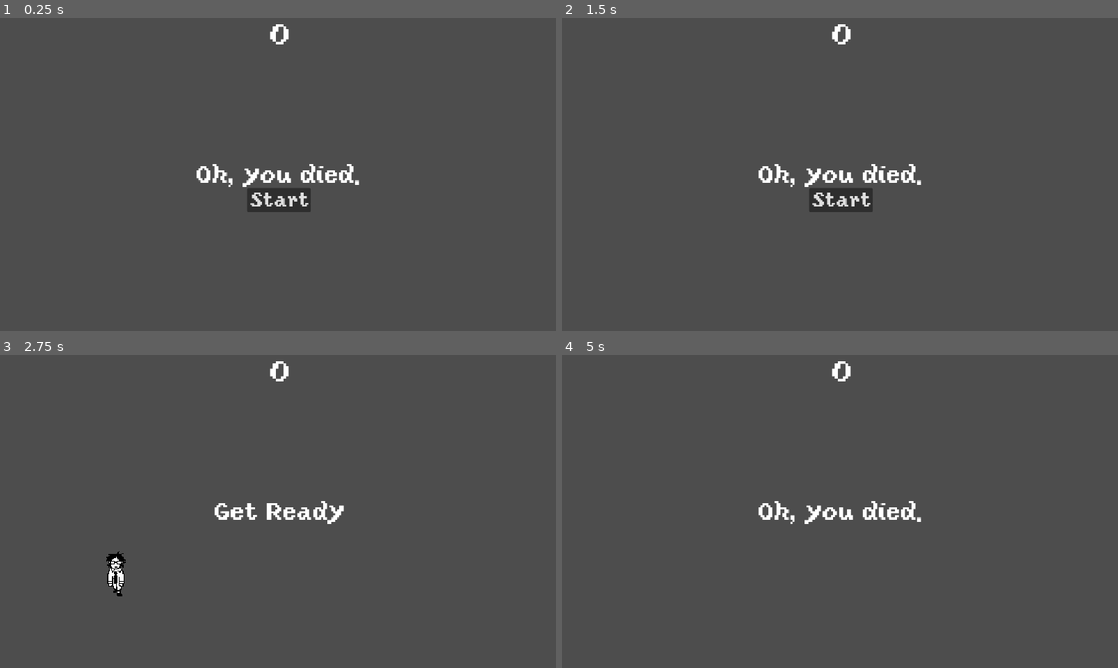
Above: before the commit, frames 1-4 (two rows, left to right).
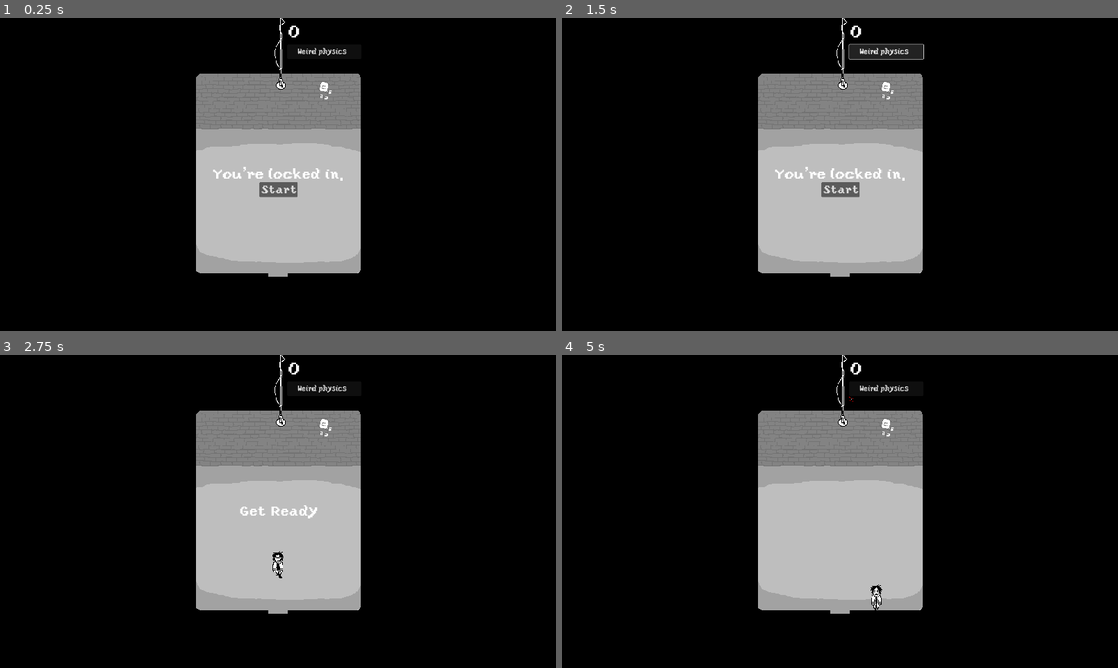
Above: after the commit, the same moments.

Repository: Buramuh/sibtrio
Game: Godot game, scene res://main.tscn
The game is run twice, just before and just after one commit, with the same random seed, the same clock (stepped at 60 frames per second) and the same inputs.
Inputs (mouse positions are in pixels of both pictures, inside the frame that each line leads up to):
- Up to frame 1 (0.25 s): no input
- Up to frame 2 (1.5 s): click (884, 52) at 0.5 s, where only the run after the commit has a clickable "Weird physics"; click (884, 52) at 1.25 s, where only the run after the commit has a clickable "x Weird physics"
- Up to frame 3 (2.75 s): click "Start" at 2 s
- Up to frame 4 (5 s): tap Enter at 2.75 s; hold Right (move_right) 2.78-3.5 s; click (840, 536) at 3.5 s, where only the run before the commit has a clickable "Start"; hold Down (move_down) from 4.28 s (still down)

The runs differ from the first frame. In frame 1, 100% of the frame differs, in the area x 0-100%, y 0-100%; in frame 2, 100%; in frame 3, 100%; in frame 4, 100%.

Commit message:
Add weirdness, walls n stuff
:D

Diff:
--- /dev/null
+++ b/Demo's/celeryman/MobPath.gd
@@ -0,0 +1,20 @@
+extends Path2D
+
+var SIZE = 500
+var ORIGIN_X = 1920/2
+var ORIGIN_Y = 1080/2
+var NUM_POINTS = 32
+
+# Called when the node enters the scene tree for the first time.
+func _ready():
+	curve = Curve2D.new()
+	for i in NUM_POINTS:
+		curve.add_point(Vector2(0, -SIZE).rotated((i / float(NUM_POINTS)) * TAU) + Vector2(ORIGIN_X, ORIGIN_Y))
+
+	# End the circle.
+	curve.add_point(Vector2(0, -SIZE) + Vector2(ORIGIN_X, ORIGIN_Y))
+
+
+# Called every frame. 'delta' is the elapsed time since the previous frame.
+func _process(delta):
+	pass
--- a/Demo's/celeryman/mob.gd
+++ b/Demo's/celeryman/actors/mob.gd
@@ -6,6 +6,7 @@
 func _ready():
 	var mob_types = $AnimatedSprite2D.sprite_frames.get_animation_names()
 	$AnimatedSprite2D.play(mob_types[randi() % mob_types.size()])
+	#collision_mask = 1 -> test, now i gotta bind it to button
 
 # Called every frame. 'delta' is the elapsed time since the previous frame.
 
@@ -15,3 +16,5 @@
 
 func _on_visible_on_screen_notifier_2d_screen_exited():
 	queue_free()
+
+#if var physics = true:
--- a/Demo's/celeryman/mob.tscn
+++ b/Demo's/celeryman/actors/mob.tscn
@@ -1,7 +1,7 @@
 [gd_scene load_steps=16 format=3 uid="uid://cu0sx0egxagf3"]
 
+[ext_resource type="Script" path="res://actors/mob.gd" id="1_cqvp4"]
 [ext_resource type="Texture2D" uid="uid://cnuk705jwx5e7" path="res://art/mob/mob1/1.png" id="1_lbxxc"]
-[ext_resource type="Script" path="res://mob.gd" id="1_snnrh"]
 [ext_resource type="Texture2D" uid="uid://b5vw1k3qd5253" path="res://art/mob/mob1/2.png" id="2_rmqpl"]
 [ext_resource type="Texture2D" uid="uid://b8ia7uq2hc651" path="res://art/mob/mob1/3.png" id="3_0hmln"]
 [ext_resource type="Texture2D" uid="uid://bwoq1kpabqxqq" path="res://art/mob/mob1/4.png" id="4_3lo0b"]
@@ -74,14 +74,13 @@
 [node name="Mob1" type="RigidBody2D" groups=["mobs"]]
 collision_mask = 0
 gravity_scale = 0.0
-script = ExtResource("1_snnrh")
+script = ExtResource("1_cqvp4")
 metadata/_edit_group_ = true
 
 [node name="AnimatedSprite2D" type="AnimatedSprite2D" parent="."]
 scale = Vector2(2, 2)
 sprite_frames = SubResource("SpriteFrames_y2ddn")
-animation = &"mob2"
-frame_progress = 0.60625
+animation = &"mob3"
 
 [node name="CollisionShape2D3" type="CollisionShape2D" parent="."]
 position = Vector2(0.5, -1)
--- a/Demo's/celeryman/player.gd
+++ b/Demo's/celeryman/actors/player.gd
@@ -1,7 +1,7 @@
 @icon("res://art/icon/player.png") #huh?? what does this do??
 
-extends Area2D
-@export var speed = 150 # How fast the player will move (pixels/sec).
+extends RigidBody2D
+@export var speed = 175 # How fast the player will move (pixels/sec).
 var screen_size
 var velocity_last
 signal hit
@@ -10,7 +10,6 @@
 func _ready():
 	screen_size = get_viewport_rect().size #Why not var screen_size??
 	velocity_last = Vector2.ZERO
-	hide()
 
 
 # Called every frame. 'delta' is the elapsed time since the previous frame.
@@ -26,13 +25,13 @@
 		velocity.y -= 1
 
 	if velocity.length() > 0:
-		velocity = velocity.normalized() * speed
 		$AnimatedSprite2D.play() # $ is shorthand for get_node()
 	else:
 		$AnimatedSprite2D.stop()
+	linear_velocity = velocity.normalized() * speed
 
-	position += velocity * delta
-	position = position.clamp(Vector2.ZERO, screen_size)
+	#position += velocity * delta
+	#position = position.clamp(Vector2.ZERO, screen_size)
 
 	if velocity.x != 0:
 		$AnimatedSprite2D.animation = "walk"
@@ -52,16 +51,59 @@
 			$AnimatedSprite2D.animation = "idle_up"
 	velocity_last = velocity
 
+	if reset_state == RESET_SHOW:
+		reset_show()
+	elif reset_state >= RESET_DELAY:
+		reset_state += 1
 
 
 
 func _on_body_entered(body):
-	hide() # Player disappears after being hit.
+	if body in get_tree().get_nodes_in_group("mobs"):
+		stop()
+
+
+# Resetting
+#-------------------------------------------------------------------------------
+var reset_pos
+
+var RESET_TELEPORT = 0
+var RESET_DELAY = 1
+var RESET_SHOW = 2
+var RESET_DONE = 3
+var reset_state = RESET_DONE
+
+var reset_rotation = false
+
+
+func stop():
 	hit.emit()
-	# Must be deferred as we can't change physics properties on a physics callback.
+	hide()
 	$CollisionShape2D.set_deferred("disabled", true)
 
+
 func start(pos):
-	position = pos
+	$AnimatedSprite2D.animation = "down"
+	reset_pos = pos
+	reset_state = RESET_TELEPORT
+
+
+func reset_teleport(state):
+	state.transform = Transform2D(0, reset_pos)
+	reset_state = RESET_DELAY
+
+func reset_show():
 	show()
-	$CollisionShape2D.disabled = false
+	$CollisionShape2D.set_deferred("disabled", false)
+	reset_state = RESET_DONE
+
+
+func start_reset_rotation():
+	reset_rotation = true
+
+func _integrate_forces(state):
+	if reset_state == RESET_TELEPORT:
+		reset_teleport(state)
+	if reset_rotation:
+		state.transform = Transform2D(0, position)
+		reset_rotation = false
--- a/Demo's/celeryman/player.tscn
+++ b/Demo's/celeryman/actors/player.tscn
@@ -1,6 +1,6 @@
 [gd_scene load_steps=19 format=3 uid="uid://tr2effoof52l"]
 
-[ext_resource type="Script" path="res://player.gd" id="1_jfglq"]
+[ext_resource type="Script" path="res://actors/player.gd" id="1_usu0d"]
 [ext_resource type="Texture2D" uid="uid://cr1k5ousp56tx" path="res://art/player/down/2.png" id="2_lyp26"]
 [ext_resource type="Texture2D" uid="uid://b8udstj5t1ev2" path="res://art/player/down/3.png" id="3_gnhso"]
 [ext_resource type="Texture2D" uid="uid://b1yc41hawf4sh" path="res://art/player/down/1.png" id="3_qrwo2"]
@@ -99,8 +99,14 @@
 radius = 13.0
 height = 56.0
 
-[node name="Player" type="Area2D"]
-script = ExtResource("1_jfglq")
+[node name="Player" type="RigidBody2D"]
+collision_layer = 3
+collision_mask = 3
+gravity_scale = 0.0
+max_contacts_reported = 1
+contact_monitor = true
+lock_rotation = true
+script = ExtResource("1_usu0d")
 metadata/_edit_group_ = true
 
 [node name="AnimatedSprite2D" type="AnimatedSprite2D" parent="."]
--- a/Demo's/celeryman/hud.tscn
+++ /dev/null
@@ -1,89 +0,0 @@
-[gd_scene load_steps=5 format=3 uid="uid://ch7yo8kbbm7b4"]
-
-[ext_resource type="Script" path="res://HUD.gd" id="1_qgekx"]
-[ext_resource type="FontFile" uid="uid://b8mphklx8mbmr" path="res://font/yoster.ttf" id="2_85tny"]
-
-[sub_resource type="RectangleShape2D" id="RectangleShape2D_yafc6"]
-size = Vector2(1152, 82.5)
-
-[sub_resource type="RectangleShape2D" id="RectangleShape2D_4dqgu"]
-size = Vector2(732, 109.25)
-
-[node name="HUD" type="CanvasLayer"]
-script = ExtResource("1_qgekx")
-
-[node name="ScoreLabel" type="Label" parent="."]
-anchors_preset = 5
-anchor_left = 0.5
-anchor_right = 0.5
-offset_left = -64.5
-offset_right = 64.5
-offset_bottom = 68.0
-grow_horizontal = 2
-theme_override_fonts/font = ExtResource("2_85tny")
-theme_override_font_sizes/font_size = 64
-text = "0"
-horizontal_alignment = 1
-vertical_alignment = 1
-
-[node name="Message" type="Label" parent="."]
-anchors_preset = 8
-anchor_left = 0.5
-anchor_top = 0.5
-anchor_right = 0.5
-anchor_bottom = 0.5
-offset_left = -226.5
-offset_top = -27.0
-offset_right = 226.5
-offset_bottom = 27.0
-grow_horizontal = 2
-grow_vertical = 2
-theme_override_fonts/font = ExtResource("2_85tny")
-theme_override_font_sizes/font_size = 50
-text = "You're locked in."
-horizontal_alignment = 1
-vertical_alignment = 1
-
-[node name="StartButton" type="Button" parent="."]
-anchors_preset = 8
-anchor_left = 0.5
-anchor_top = 0.5
-anchor_right = 0.5
-anchor_bottom = 0.5
-offset_left = -64.0
-offset_top = 28.0
-offset_right = 67.0
-offset_bottom = 77.0
-grow_horizontal = 2
-grow_vertical = 2
-theme_override_fonts/font = ExtResource("2_85tny")
-theme_override_font_sizes/font_size = 40
-text = "Start"
-
-[node name="MessageTimer" type="Timer" parent="."]
-wait_time = 2.0
-one_shot = true
-
-[node name="Walls" type="StaticBody2D" parent="."]
-visible = false
-
-[node name="Wall1" type="CollisionShape2D" parent="Walls"]
-position = Vector2(576, 5.5)
-shape = SubResource("RectangleShape2D_yafc6")
-
-[node name="Wall2" type="CollisionShape2D" parent="Walls"]
-position = Vector2(1112, 338)
-rotation = 1.5708
-shape = SubResource("RectangleShape2D_4dqgu")
-
-[node name="Wall3" type="CollisionShape2D" parent="Walls"]
-position = Vector2(600, 617.25)
-shape = SubResource("RectangleShape2D_yafc6")
-
-[node name="Wall4" type="CollisionShape2D" parent="Walls"]
-position = Vector2(41.375, 338)
-rotation = 1.5708
-shape = SubResource("RectangleShape2D_4dqgu")
-
-[connection signal="pressed" from="StartButton" to="." method="_on_start_button_pressed"]
-[connection signal="timeout" from="MessageTimer" to="." method="_on_message_timer_timeout"]
--- a/Demo's/celeryman/main.gd
+++ b/Demo's/celeryman/main.gd
@@ -22,10 +22,12 @@
 
 func new_game():
 	score = 0
+	#$Player.reset_state = true
 	$Player.start($StartPosition.position)
 	$StartTimer.start()
 	$HUD.update_score(score)
 	$HUD.show_message("Get Ready")
+
 
 
 func _on_score_timer_timeout():
@@ -40,6 +42,9 @@
 	# Create a new instance of the Mob scene.
 	var mob = mob_scene.instantiate()
 
+	if $HUD.physics:
+		mob.collision_mask = 1
+
 	# Choose a random location on Path2D.
 	var mob_spawn_location = get_node("MobPath/MobSpawnLocation")
 	mob_spawn_location.progress_ratio = randf()
@@ -50,13 +55,38 @@
 	# Set the mob's position to a random location.
 	mob.position = mob_spawn_location.position
 
-	# Add some randomness to the direction.
-	direction += randf_range(-PI / 4, PI / 4)
+	# Add some randomness to the direction. -> I tried to make them point to the middle
+	direction += randf_range(-PI/4,PI/4)
+
+
 	mob.rotation = direction
 
 	# Choose the velocity for the mob.
-	var velocity = Vector2(randf_range(150.0, 250.0), 0.0)
+	var velocity = Vector2(randf_range(300.0, 470.0), 0.0)
 	mob.linear_velocity = velocity.rotated(direction)
 
 	# Spawn the mob by adding it to the Main scene.
 	add_child(mob)
+
+#Weird Button stuff
+
+
+
+func _on_hud_weird_enabled():
+	var mobs = get_tree().get_nodes_in_group("mobs")
+	for mob in mobs:
+		mob.collision_mask = 1
+	$Player.lock_rotation = false
+
+
+
+func _on_hud_weird_disabled():
+	var mobs = get_tree().get_nodes_in_group("mobs")
+	for mob in mobs:
+		mob.collision_mask = 0
+	$Player.lock_rotation = true
+	$Player.start_reset_rotation()
+
+	#$Player.set_rot(0)
+	#var pos = $Player.position
+	#$Player.transform = Transform2D(0,pos)
--- a/Demo's/celeryman/main.tscn
+++ b/Demo's/celeryman/main.tscn
@@ -1,25 +1,40 @@
-[gd_scene load_steps=6 format=3 uid="uid://bjieui3o6ucbi"]
+[gd_scene load_steps=12 format=3 uid="uid://bjieui3o6ucbi"]
 
-[ext_resource type="PackedScene" uid="uid://tr2effoof52l" path="res://player.tscn" id="1_3glji"]
+[ext_resource type="PackedScene" uid="uid://tr2effoof52l" path="res://actors/player.tscn" id="1_3glji"]
 [ext_resource type="Script" path="res://main.gd" id="1_qg3oa"]
-[ext_resource type="PackedScene" uid="uid://cu0sx0egxagf3" path="res://mob.tscn" id="2_3in1u"]
-[ext_resource type="PackedScene" uid="uid://ch7yo8kbbm7b4" path="res://hud.tscn" id="4_0n2l5"]
+[ext_resource type="PackedScene" uid="uid://cu0sx0egxagf3" path="res://actors/mob.tscn" id="2_3in1u"]
+[ext_resource type="Texture2D" uid="uid://y4wcrsqrsa7b" path="res://art/background/back1.png" id="3_lxxe7"]
+[ext_resource type="Script" path="res://MobPath.gd" id="5_7rn7j"]
+[ext_resource type="PackedScene" uid="uid://ch7yo8kbbm7b4" path="res://ui/hud.tscn" id="6_ii03r"]
 
 [sub_resource type="Curve2D" id="Curve2D_xyif2"]
-_data = {
-"points": PackedVector2Array(0, 0, 0, 0, 0, 0, 0, 0, 0, 0, 1152, 0, 0, 0, 0, 0, 1152, 648, 0, 0, 0, 0, 0, 648, 0, 0, 0, 0, 0, 0)
-}
-point_count = 5
+
+[sub_resource type="RectangleShape2D" id="RectangleShape2D_e1k4b"]
+size = Vector2(64, 921)
+
+[sub_resource type="RectangleShape2D" id="RectangleShape2D_diwby"]
+size = Vector2(64, 640)
+
+[sub_resource type="RectangleShape2D" id="RectangleShape2D_773r4"]
+size = Vector2(64, 322.562)
+
+[sub_resource type="RectangleShape2D" id="RectangleShape2D_lo8of"]
+size = Vector2(64, 152)
 
 [node name="Main" type="Node"]
 script = ExtResource("1_qg3oa")
 mob_scene = ExtResource("2_3in1u")
 
 [node name="TextureRect" type="TextureRect" parent="."]
-offset_right = 40.0
-offset_bottom = 40.0
+offset_left = -40.0
+offset_top = -313.0
+offset_right = 960.0
+offset_bottom = 487.0
+scale = Vector2(2, 2)
+texture = ExtResource("3_lxxe7")
 
 [node name="Player" parent="." instance=ExtResource("1_3glji")]
+position = Vector2(-80, 0)
 
 [node name="MobTimer" type="Timer" parent="."]
 wait_time = 0.5
@@ -31,17 +46,54 @@
 one_shot = true
 
 [node name="StartPosition" type="Marker2D" parent="."]
-position = Vector2(240, 450)
+position = Vector2(960, 720)
 
 [node name="MobPath" type="Path2D" parent="."]
 curve = SubResource("Curve2D_xyif2")
+script = ExtResource("5_7rn7j")
 
 [node name="MobSpawnLocation" type="PathFollow2D" parent="MobPath"]
+position = Vector2(48, 128)
+rotation = -0.675258
 
-[node name="HUD" parent="." instance=ExtResource("4_0n2l5")]
+[node name="Walls" type="StaticBody2D" parent="."]
+position = Vector2(652, 544)
+collision_layer = 2
+collision_mask = 2
+
+[node name="Walls@CollisionShape2D" type="CollisionShape2D" parent="Walls"]
+shape = SubResource("RectangleShape2D_e1k4b")
+
+[node name="Walls@CollisionShape2D2" type="CollisionShape2D" parent="Walls"]
+position = Vector2(617, -8)
+shape = SubResource("RectangleShape2D_e1k4b")
+
+[node name="Walls@CollisionShape2D3" type="CollisionShape2D" parent="Walls"]
+position = Vector2(324, -244)
+rotation = 1.5708
+shape = SubResource("RectangleShape2D_diwby")
+
+[node name="Walls@CollisionShape2D4" type="CollisionShape2D" parent="Walls"]
+position = Vector2(503.56, 369)
+rotation = 1.5708
+shape = SubResource("RectangleShape2D_773r4")
+
+[node name="Walls@CollisionShape2D5" type="CollisionShape2D" parent="Walls"]
+position = Vector2(112.719, 369)
+rotation = 1.5708
+shape = SubResource("RectangleShape2D_773r4")
+
+[node name="Walls@CollisionShape2D6" type="CollisionShape2D" parent="Walls"]
+position = Vector2(304, 381)
+rotation = 1.5708
+shape = SubResource("RectangleShape2D_lo8of")
+
+[node name="HUD" parent="." instance=ExtResource("6_ii03r")]
 
 [connection signal="hit" from="Player" to="." method="game_over"]
 [connection signal="timeout" from="MobTimer" to="." method="_on_mob_timer_timeout"]
 [connection signal="timeout" from="ScoreTimer" to="." method="_on_score_timer_timeout"]
 [connection signal="timeout" from="StartTimer" to="." method="_on_start_timer_timeout"]
 [connection signal="start_game" from="HUD" to="." method="new_game"]
+[connection signal="weird_disabled" from="HUD" to="." method="_on_hud_weird_disabled"]
+[connection signal="weird_enabled" from="HUD" to="." method="_on_hud_weird_enabled"]
--- a/Demo's/celeryman/project.godot
+++ b/Demo's/celeryman/project.godot
@@ -17,6 +17,8 @@
 
 [display]
 
+window/size/viewport_width=1920
+window/size/viewport_height=1080
 window/stretch/mode="canvas_items"
 
 [input]
--- a/Demo's/celeryman/HUD.gd
+++ b/Demo's/celeryman/ui/HUD.gd
@@ -2,7 +2,8 @@
 
 # Notifies `Main` node that the button has been pressed
 signal start_game
-
+signal weird_enabled
+signal weird_disabled
 # Called when the node enters the scene tree for the first time.
 func _ready():
 	pass # Replace with function body.
@@ -38,3 +39,31 @@
 func _on_start_button_pressed():
 	$StartButton.hide()
 	start_game.emit()
+
+
+
+var physics = false
+
+func _on_weird_button_pressed():
+	physics = !physics
+	if physics:
+		$WeirdButton.text = " x Weird physics"
+		weird_enabled.emit()
+		#var mobs = get_tree().get_nodes_in_group("mobs")
+		#for mob in mobs:
+		#	mob.collision_mask = 1
+
+	else:
+		$WeirdButton.text = "    Weird physics"
+		weird_disabled.emit()
+		#var mobs = get_tree().get_nodes_in_group("mobs")
+		#for mob in mobs:
+		#	mob.collision_mask = 0
+
+
+
+#var physics = false
+
+#func _on_weird_button_pressed():
+	#var physics = true
+	#pass
--- /dev/null
+++ b/Demo's/celeryman/ui/hud.tscn
@@ -0,0 +1,80 @@
+[gd_scene load_steps=3 format=3 uid="uid://ch7yo8kbbm7b4"]
+
+[ext_resource type="Script" path="res://ui/HUD.gd" id="1_nttv3"]
+[ext_resource type="FontFile" uid="uid://b8mphklx8mbmr" path="res://font/yoster.ttf" id="2_8lreg"]
+
+[node name="HUD" type="CanvasLayer"]
+script = ExtResource("1_nttv3")
+
+[node name="ScoreLabel" type="Label" parent="."]
+anchors_preset = 5
+anchor_left = 0.5
+anchor_right = 0.5
+offset_left = 29.5
+offset_top = 13.0
+offset_right = 158.5
+offset_bottom = 81.0
+grow_horizontal = 2
+theme_override_fonts/font = ExtResource("2_8lreg")
+theme_override_font_sizes/font_size = 64
+text = "0"
+vertical_alignment = 1
+
+[node name="Message" type="Label" parent="."]
+anchors_preset = 8
+anchor_left = 0.5
+anchor_top = 0.5
+anchor_right = 0.5
+anchor_bottom = 0.5
+offset_left = -226.5
+offset_top = -27.0
+offset_right = 226.5
+offset_bottom = 27.0
+grow_horizontal = 2
+grow_vertical = 2
+theme_override_fonts/font = ExtResource("2_8lreg")
+theme_override_font_sizes/font_size = 50
+text = "You're locked in."
+horizontal_alignment = 1
+vertical_alignment = 1
+
+[node name="StartButton" type="Button" parent="."]
+anchors_preset = 8
+anchor_left = 0.5
+anchor_top = 0.5
+anchor_right = 0.5
+anchor_bottom = 0.5
+offset_left = -64.0
+offset_top = 28.0
+offset_right = 67.0
+offset_bottom = 77.0
+grow_horizontal = 2
+grow_vertical = 2
+theme_override_fonts/font = ExtResource("2_8lreg")
+theme_override_font_sizes/font_size = 40
+text = "Start"
+
+[node name="WeirdButton" type="Button" parent="."]
+anchors_preset = 8
+anchor_left = 0.5
+anchor_top = 0.5
+anchor_right = 0.5
+anchor_bottom = 0.5
+offset_left = 32.0
+offset_top = -448.0
+offset_right = 288.0
+offset_bottom = -399.0
+grow_horizontal = 2
+grow_vertical = 2
+theme_override_fonts/font = ExtResource("2_8lreg")
+theme_override_font_sizes/font_size = 23
+text = "    Weird physics"
+alignment = 0
+
+[node name="MessageTimer" type="Timer" parent="."]
+wait_time = 2.0
+one_shot = true
+
+[connection signal="pressed" from="StartButton" to="." method="_on_start_button_pressed"]
+[connection signal="pressed" from="WeirdButton" to="." method="_on_weird_button_pressed"]
+[connection signal="timeout" from="MessageTimer" to="." method="_on_message_timer_timeout"]
Binary file added: Demo's/celeryman/art/background/back1.png
Not shown, added: Demo's/celeryman/art/background/back1.png.import
Binary file added: Demo's/celeryman/art/extra_concept/line up!.png
Not shown, added: Demo's/celeryman/art/extra_concept/line up!.png.import
Binary file added: Demo's/celeryman/art/extra_concept/the_more_teeth.png
Not shown, added: Demo's/celeryman/art/extra_concept/the_more_teeth.png.import
Not shown, added: Demo's/celeryman/art/background/back1.psd
Not shown, added: Demo's/celeryman/art/extra_concept/The_more_teeth.psd
Not shown, added: Demo's/celeryman/art/extra_concept/line up!.psd
